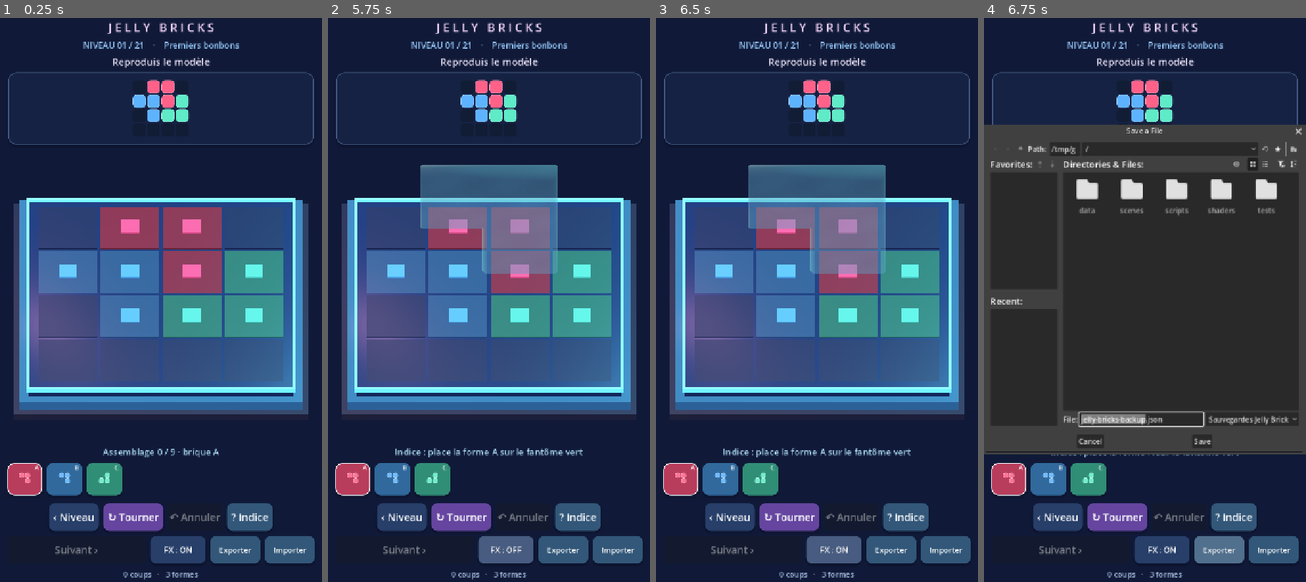
Above: before the commit, frames 1-4 (left to right).
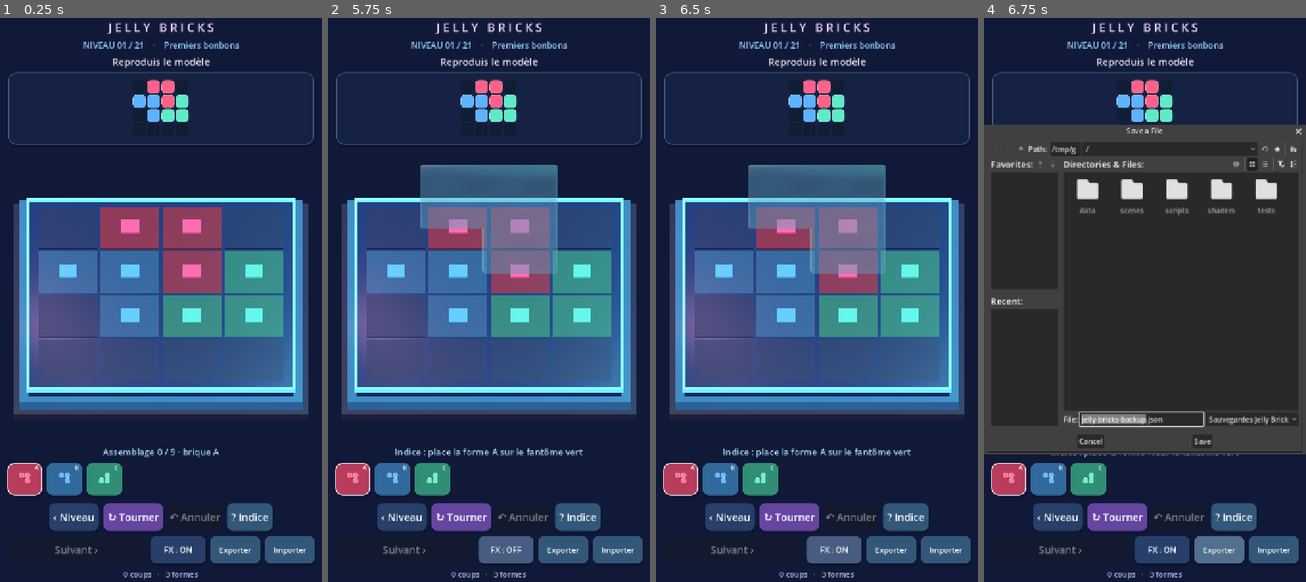
Above: after the commit, the same moments.

Repository: dbrckk/Jelly-bricks
Game: Godot game, scene res://scenes/main.tscn
The game is run twice, just before and just after one commit, with the same random seed, the same clock (stepped at 60 frames per second) and the same inputs.
Inputs (mouse positions are in pixels of both pictures, inside the frame that each line leads up to):
- Up to frame 1 (0.25 s): no input
- Up to frame 2 (5.75 s): click (353, 480) at 0.52 s; click (392, 480) at 1.27 s; click (431, 480) at 2.02 s; click "‹ Niveau" at 2.75 s; click "↻ Tourner" at 3.5 s; click "? Indice" at 4.25 s; click "FX : ON" at 5 s
- Up to frame 3 (6.5 s): click "FX : OFF" at 5.75 s
- Up to frame 4 (6.75 s): click "Exporter" at 6.5 s

Frames 1-3 are identical in both runs. In frame 4, 0.5% of the frame differs, in the area x 0-98%, y 21-78%.

Commit message:
fix(android): pointer-index-safe multitouch, live HUD hit zones and rotation cache

Diff:
--- a/native-godot/scripts/game_root.gd
+++ b/native-godot/scripts/game_root.gd
@@ -43,6 +43,8 @@
 var tray: HBoxContainer
 var tray_scroll: ScrollContainer
 var overlay: Control
+var top_panel: VBoxContainer
+var bottom_panel: VBoxContainer
 var undo_button: Button
 var next_button: Button
 var feedback_button: Button
@@ -55,7 +57,9 @@
 var has_undo_snapshot: bool = false
 var undo_history: Array[Dictionary] = []
 var touch_started_on_board: bool = false
+var active_touch_index: int = -1
 var mouse_started_on_board: bool = false
+var rotated_cells_cache: Dictionary = {}
 var shape_mesh_cache: Dictionary = {}
 var stage_resource_cache: Dictionary = {}
 var preview_cell: Vector2i = Vector2i(-1, -1)
@@ -241,6 +245,7 @@
     ui.add_child(overlay)
 
     var top := VBoxContainer.new()
+    top_panel = top
     top.set_anchors_preset(Control.PRESET_TOP_WIDE)
     top.offset_left = 18
     top.offset_right = -18
@@ -270,6 +275,7 @@
     center.add_child(model_grid)
 
     var bottom := VBoxContainer.new()
+    bottom_panel = bottom
     bottom.set_anchors_preset(Control.PRESET_BOTTOM_WIDE)
     bottom.offset_left = 16
     bottom.offset_right = -16
@@ -640,12 +646,14 @@
     undo_history.clear()
     has_undo_snapshot = false
     touch_started_on_board = false
+    active_touch_index = -1
     mouse_started_on_board = false
     preview_cell = Vector2i(-1, -1)
     if win_tween != null and win_tween.is_valid():
         win_tween.kill()
     board.scale = Vector3.ONE
     shape_mesh_cache.clear()
+    rotated_cells_cache.clear()
     var rows: Array = level["rows"]
     for r in range(size):
         var row_string := String(rows[r])
@@ -807,7 +815,7 @@
     shape.name = "Piece_" + id
     shape.position = Vector3(placement.y - size/2.0, .034,
         placement.x - size/2.0)
-    var rotated := _rotate_cells(cells, turns)
+    var rotated := _pose_cells(id, turns)
     var mesh := MeshInstance3D.new()
     var mesh_key := id + ":" + str(posmod(turns, 4))
     if not shape_mesh_cache.has(mesh_key):
@@ -843,10 +851,20 @@
             rotated[k] -= Vector2i(low_row, low_col)
     return rotated
 
+## Placement previews and live gestures ask for rotated outlines many times
+## per frame. Cache these tiny immutable arrays only for the current level.
+func _pose_cells(id: String, turns: int) -> Array:
+    if not pieces.has(id):
+        return []
+    var key := id + ":" + str(posmod(turns, 4))
+    if not rotated_cells_cache.has(key):
+        rotated_cells_cache[key] = _rotate_cells(pieces[id], turns)
+    return rotated_cells_cache[key]
+
 func _can_place(id: String, pos: Vector2i, turns: int) -> bool:
     if not pieces.has(id):
         return false
-    for cell in _rotate_cells(pieces[id], turns):
+    for cell in _pose_cells(id, turns):
         var world: Vector2i = pos + cell
         if not wanted.has(world):
             return false
@@ -861,7 +879,7 @@
 func _pose_matches_model(id: String, pos: Vector2i, turns: int) -> bool:
     if not pieces.has(id):
         return false
-    for cell in _rotate_cells(pieces[id], turns):
+    for cell in _pose_cells(id, turns):
         if wanted.get(pos + cell, "") != id:
             return false
     return true
@@ -872,7 +890,7 @@
 func _preview_tint(id: String, pos: Vector2i, turns: int) -> Color:
     if not _can_place(id, pos, turns):
         return Color("#ff537e") # invalid geometry: rose
-    if _matches_model(id, pos, turns):
+    if _pose_matches_model(id, pos, turns):
         return Color("#76ffd4") # fully correct: mint
     return Color("#ffc46a") # possible but not matching: amber
 
@@ -891,7 +909,7 @@
             continue
         if not _can_place(id, candidate, turns):
             continue
-        if _matches_model(id, candidate, turns):
+        if _pose_matches_model(id, candidate, turns):
             return candidate
         if first_fitting.x < 0:
             first_fitting = candidate
@@ -950,7 +968,7 @@
         var pose: Dictionary = placements[id]
         var at := Vector2i(int(pose["row"]), int(pose["col"]))
         var turns := int(pose["turns"])
-        for cell in _rotate_cells(pieces[id], turns):
+        for cell in _pose_cells(id, turns):
             occupied[at + cell] = id
         var piece := _piece_node(id, pieces[id], at, turns)
         var candy_material: ShaderMaterial = piece.get_child(0).material_override
@@ -1173,36 +1191,54 @@
 
 ## A touch is committed only when released, never at finger-down.
 ## Otherwise the preview would lag behind and dragging could place early.
+## Only the finger that started the gesture can drag or release it.
+## Secondary fingers must not place jelly or dismiss the first finger's
+## preview. Android OS touch cancellations never commit a placement.
 func _unhandled_input(event: InputEvent) -> void:
     if event is InputEventScreenTouch:
         if event.pressed:
-            touch_started_on_board = _inside_board_input_area(event.position)
-            if touch_started_on_board:
+            if active_touch_index < 0 and not completed \
+                    and _inside_board_input_area(event.position):
+                active_touch_index = event.index
+                touch_started_on_board = true
                 _handle_board_position(event.position, false)
-        else:
-            if touch_started_on_board:
+        elif event.index == active_touch_index:
+            if touch_started_on_board and not event.canceled:
                 _handle_board_position(event.position, true)
             touch_started_on_board = false
+            active_touch_index = -1
             _draw_preview(Vector2i(-1, -1))
-    elif event is InputEventScreenDrag and touch_started_on_board:
-        _handle_board_position(event.position, false)
+    elif event is InputEventScreenDrag:
+        if touch_started_on_board and event.index == active_touch_index:
+            _handle_board_position(event.position, false)
     elif event is InputEventMouseButton and event.button_index == MOUSE_BUTTON_LEFT:
         if event.pressed:
-            mouse_started_on_board = _inside_board_input_area(event.position)
+            mouse_started_on_board = active_touch_index < 0 \
+                and _inside_board_input_area(event.position)
             if mouse_started_on_board:
                 _handle_board_position(event.position, false)
         else:
-            if mouse_started_on_board:
+            if mouse_started_on_board and active_touch_index < 0:
                 _handle_board_position(event.position, true)
             mouse_started_on_board = false
-            _draw_preview(Vector2i(-1, -1))
-    elif event is InputEventMouseMotion and mouse_started_on_board:
+            if active_touch_index < 0:
+                _draw_preview(Vector2i(-1, -1))
+    elif event is InputEventMouseMotion and mouse_started_on_board \
+            and active_touch_index < 0:
         _handle_board_position(event.position, false)
 
 func _inside_board_input_area(screen: Vector2) -> bool:
     var viewport_size := get_viewport().get_visible_rect().size
-    return screen.y >= 315.0 * viewport_size.y / 1280.0 \
-        and screen.y <= viewport_size.y * .80
+    if screen.x < 0.0 or screen.x > viewport_size.x \
+            or screen.y < 0.0 or screen.y > viewport_size.y:
+        return false
+    # Derive boundaries from actual responsive HUD layout, not percentages
+    # of an assumed 720x1280 handset. Reject overlap on small screens.
+    if top_panel != null and bottom_panel != null:
+        var upper: float = top_panel.get_global_rect().end.y + 5.0
+        var lower: float = bottom_panel.get_global_rect().position.y - 5.0
+        return lower > upper and screen.y >= upper and screen.y <= lower
+    return false
 
 
 func _handle_board_position(screen: Vector2, commit: bool) -> void:
